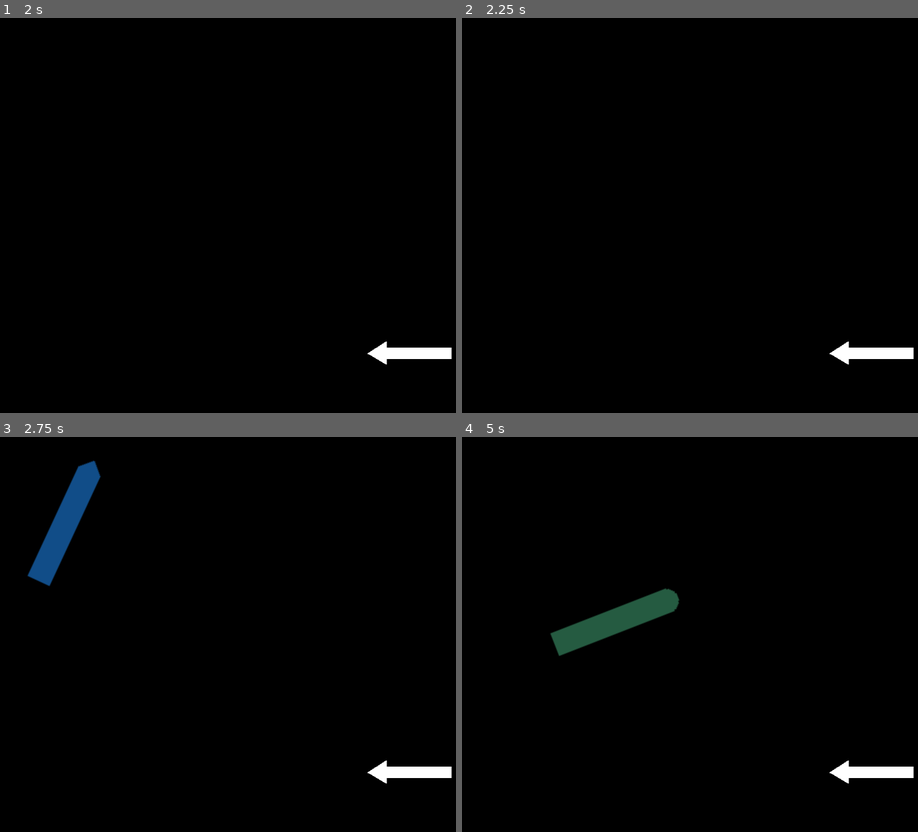
Above: before the commit, frames 1-4 (two rows, left to right).
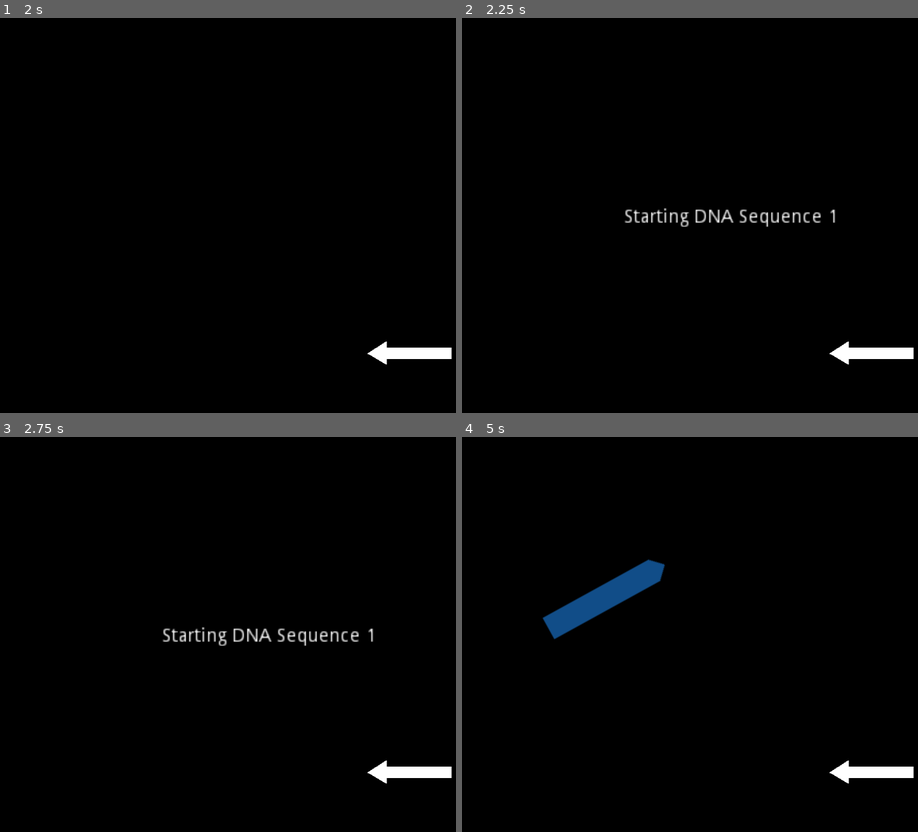
Above: after the commit, the same moments.

Repository: jastadj/homunculus
Game: Godot game, scene res://World.tscn
Same seed, same stepped clock (60 frames per second), same inputs: the game is played once before the commit and once after it.
Inputs:
- Up to frame 1 (2 s): tap Enter at 0.5 s; tap Space at 1.25 s
- Up to frame 2 (2.25 s): tap Enter at 2 s
- Up to frame 3 (2.75 s): no input
- Up to frame 4 (5 s): no input

Frame 1 is identical in both runs. In frame 2, 0.7% of the frame differs, in the area x 35-82%, y 48-53%; in frame 3, 2.5%; in frame 4, 3.5%, in the area x 17-48%, y 30-56%.

Commit message:
waves and scoring

Diff:
--- a/GameController.gd
+++ b/GameController.gd
@@ -22,8 +22,18 @@
 # left path
 var leftPath
 
-# timer / speed
-var mytimer
+# score
+var score = 0
+var sequenceList = []
+const points_good = 20
+const points_bad = 5
+const points_missed = 0
+
+# waves
+export(int) var waves = 1
+export(int) var waveCount = 10
+var waveText
+
 
 func _ready():
 
@@ -44,20 +54,43 @@
 	# get left path node
 	leftPath = get_node("/root/World/LeftPath")
 
-	# setup timer
-	mytimer = Timer.new()
-	add_child(mytimer)
-	mytimer.set_one_shot(false)
-	mytimer.set_wait_time(startSpawnDelay)
-	mytimer.connect("timeout", self, "nextSpawn")
-	mytimer.start()
+	# start waves
+	waveText = get_node("/root/World/WaveText")
+	waveText.text = ""
+	nextSpawn()
 
 
 func nextSpawn():
 
-	mytimer.set_wait_time(spawnDelay)
-	mytimer.start()
-	spawnLeftProtein(randi()%4)
+	#delay start
+	yield(get_tree().create_timer(2.0), "timeout")
+
+	# start wave
+	for w in waves:
+
+		waveText.text = "Starting DNA Sequence " + str(w+1)
+		yield(get_tree().create_timer(2.0), "timeout")
+		waveText.text = ""
+
+
+		# spawn wave count
+		for c in waveCount:
+
+			var newsequence = randi()%4
+			spawnLeftProtein(newsequence)
+			sequenceList.append(newsequence)
+
+			yield(get_tree().create_timer(2.0), "timeout")
+
+		waveText.text = "Sequence Complete!"
+		yield(get_tree().create_timer(2.0), "timeout")
+		waveText.text = ""
+
+		yield(get_tree().create_timer(1.0), "timeout")
+
+	var sequenceSuccess = float( ( float(score) / ( float(sequenceList.size()) * points_good)) * float(100) )
+	waveText.text = "Success : " + str(sequenceSuccess) + "%"
+	print("Game complete with score of " + str(score) + "/" + str(sequenceList.size()*points_good) )
 
 func spawnLeftProtein(ptype):
 	leftPath.spawnLeftProtein(ptype)
@@ -94,9 +127,12 @@
 
 func ScoreEmpty():
 	print("Score empty")
+	score += points_missed
 
 func ScoreGood():
 	print("Score good")
+	score += points_good
 
 func ScoreBad():
 	print("Score bad")
+	score += points_bad
--- a/World.tscn
+++ b/World.tscn
@@ -18,7 +18,7 @@
 "points": PoolVector2Array( 0, 0, 0, 0, -302.622, 130.904, 0, 0, 0, 0, -128.032, 176.31, 0, 0, 22.5846, 2.86789, -24.73 …(687 unchanged characters)…
 }
 
-[node name="World" type="Node"]
+[node name="World" type="Node" index="0"]
 
 script = ExtResource( 1 )
 speed = 2.0
@@ -26,6 +26,8 @@
 spawnDelay = 2.0
 minSpawnDelay = 0.5
 startSpawnDelay = 2.0
+waves = 3
+waveCount = 10
 
 [node name="Player" type="Node" parent="." index="0"]
 
@@ -38,8 +40,8 @@
 [node name="InputArea" type="Area2D" parent="." index="2"]
 
 editor/display_folded = true
-position = Vector2( 375.671, 500.636 )
-scale = Vector2( 5.08015, 1.6367 )
+position = Vector2( 375.671, 500.72 )
+scale = Vector2( 5.08015, 1.88367 )
 input_pickable = true
 gravity_vec = Vector2( 0, 1 )
 gravity = 98.0
@@ -58,3 +60,27 @@
 position = Vector2( -31, -2 )
 curve = SubResource( 2 )
 script = ExtResource( 5 )
+
+[node name="WaveText" type="Label" parent="." index="4"]
+
+anchor_left = 0.0
+anchor_top = 0.0
+anchor_right = 0.0
+anchor_bottom = 0.0
+margin_right = 400.0
+margin_bottom = 300.0
+rect_scale = Vector2( 2, 2 )
+rect_pivot_offset = Vector2( 0, 0 )
+rect_clip_content = false
+mouse_filter = 2
+mouse_default_cursor_shape = 0
+size_flags_horizontal = 1
+size_flags_vertical = 4
+text = "WaveText
+"
+align = 1
+valign = 1
+percent_visible = 1.0
+lines_skipped = 0
+max_lines_visible = -1
+_sections_unfolded = [ "Anchor", "Rect" ]
